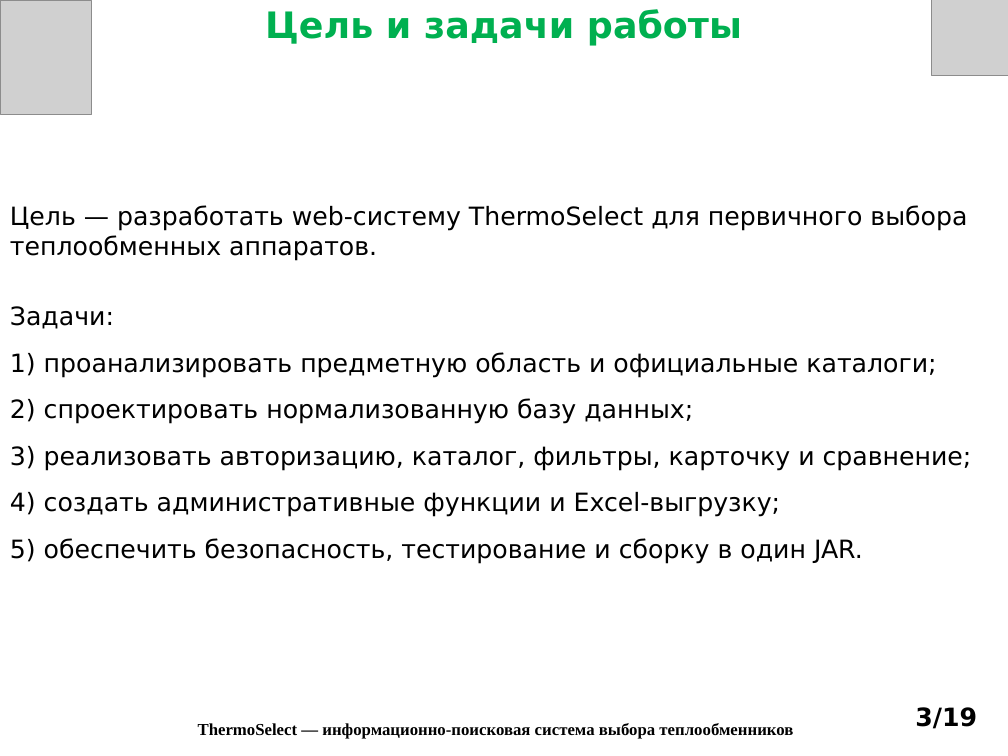
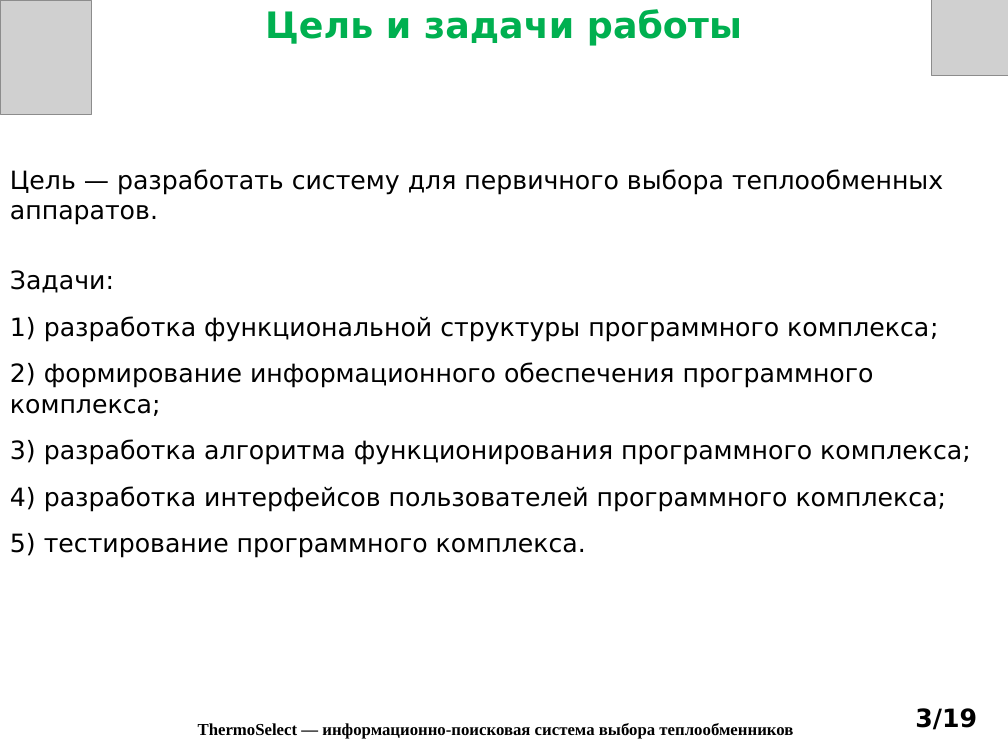
Before and after one commit to Bruh9797/Practice, a slide deck: slide 3 of Презентация_к_защите_ThermoSelect.pptx. Drawn at 1008x756 pixels with LibreOffice and Linux fonts; fonts in the diff are those of the drawing; grey boxes stand for pictures. Boxes give left, top, right and bottom in pixels: in the first picture for what was removed or moved away, otherwise in the second. Text is boxed around its words. In the diff, an @@ line names an element or a change of style, - is before the commit and + after.

```diff
--- a/Презентация_к_защите_ThermoSelect.pptx
+++ b/Презентация_к_защите_ThermoSelect.pptx
@@ text at (10,169,943,225): text changed @@
-Цель — разработать web-систему ThermoSelect для первичного выбора теплообменных аппаратов.
+Цель — разработать систему для первичного выбора теплообменных аппаратов.
@@ text at (10,316,971,558): text changed @@
-1) проанализировать предметную область и официальные каталоги;
-2) спроектировать нормализованную базу данных;
-3) реализовать авторизацию, каталог, фильтры, карточку и сравнение;
-4) создать административные функции и Excel-выгрузку;
-5) обеспечить безопасность, тестирование и сборку в один JAR.
+1) разработка функциональной структуры программного комплекса;
+2) формирование информационного обеспечения программного комплекса;
+3) разработка алгоритма функционирования программного комплекса;
+4) разработка интерфейсов пользователей программного комплекса;
+5) тестирование программного комплекса.
```
Also in this commit, not shown: 16 other slides changed.
